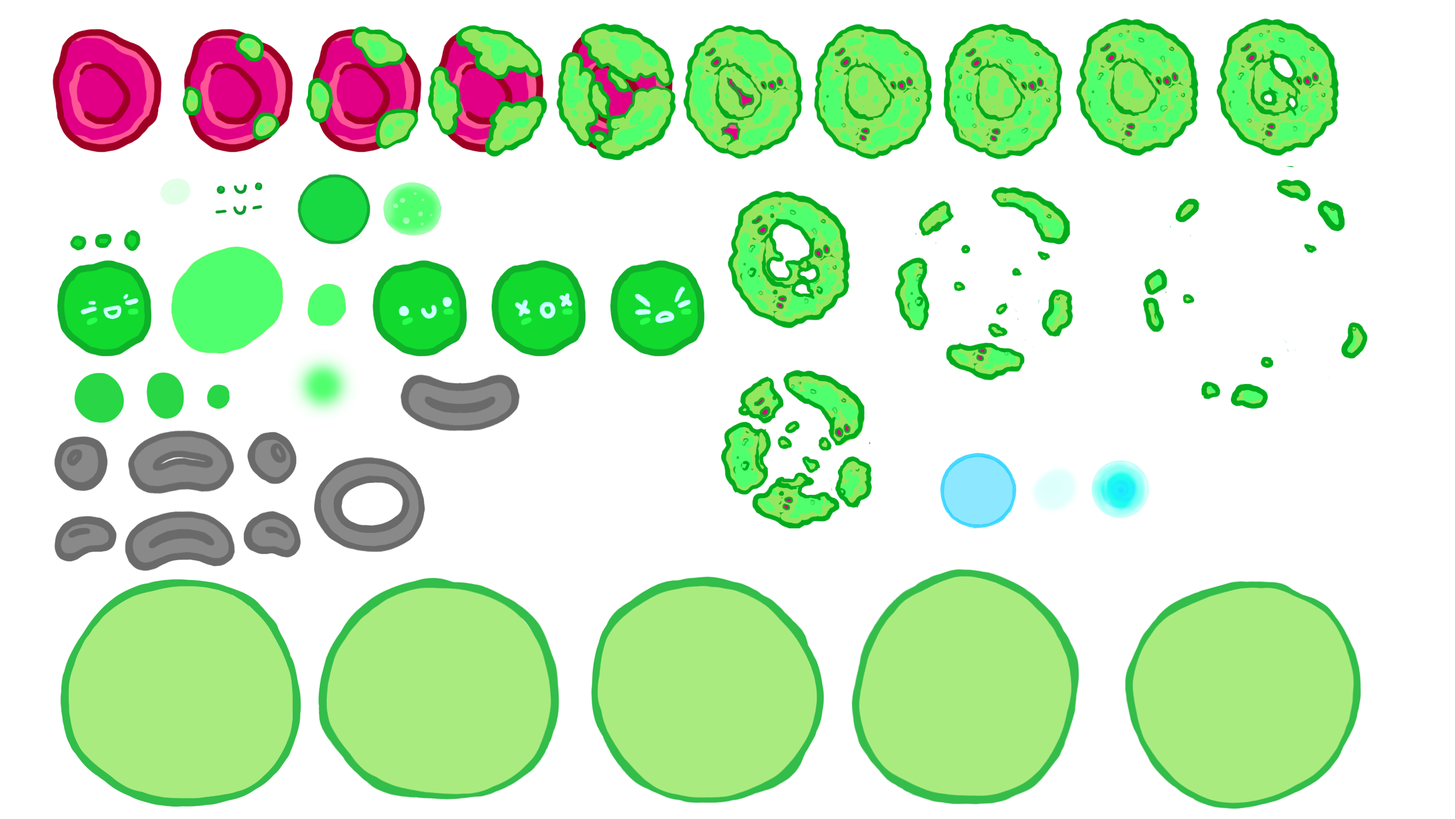
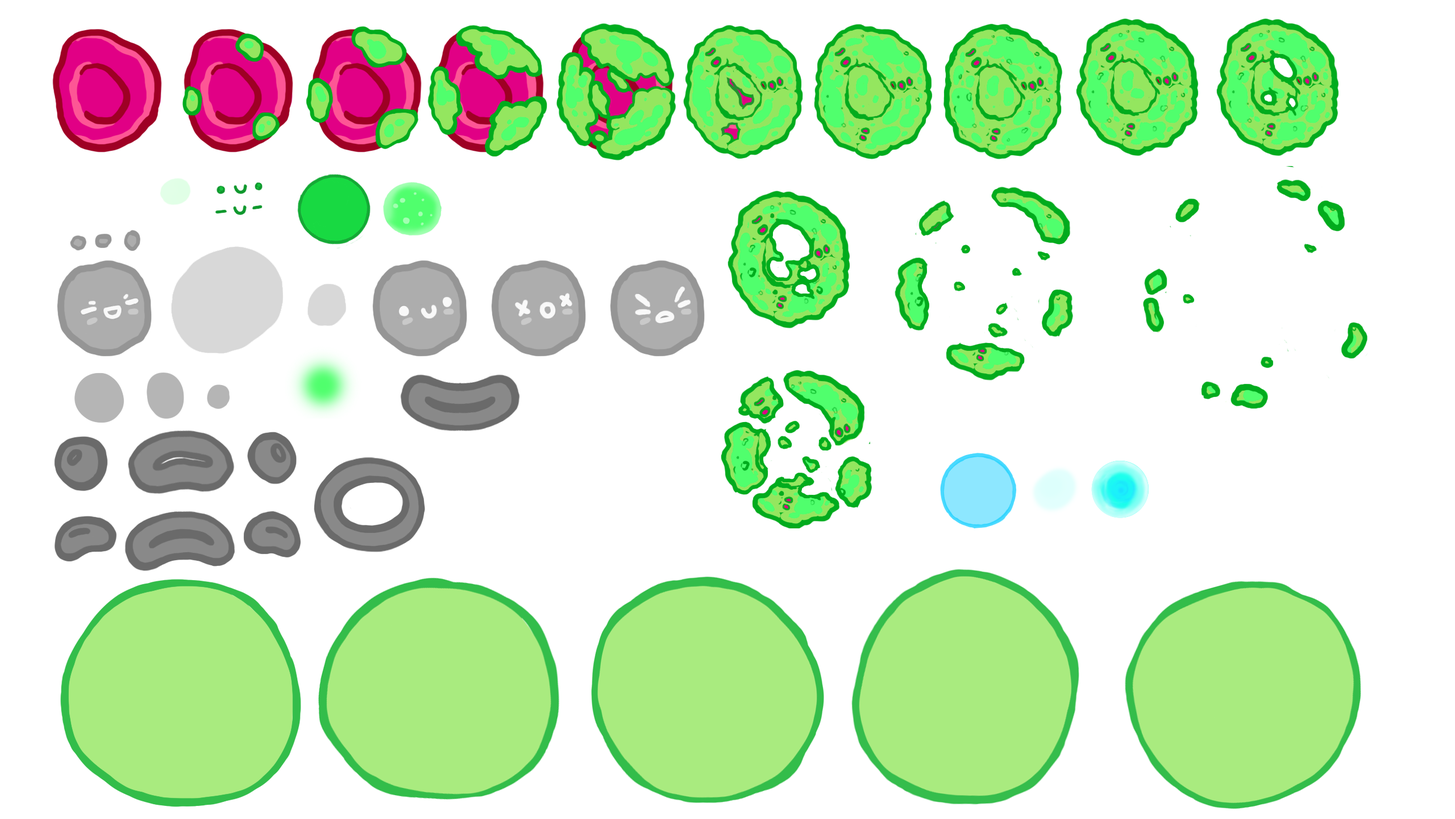
Layers edited between the first and the second 1455px x 819px image:
pixels changed over 56, 229, 705, 423 (layer not identified)
